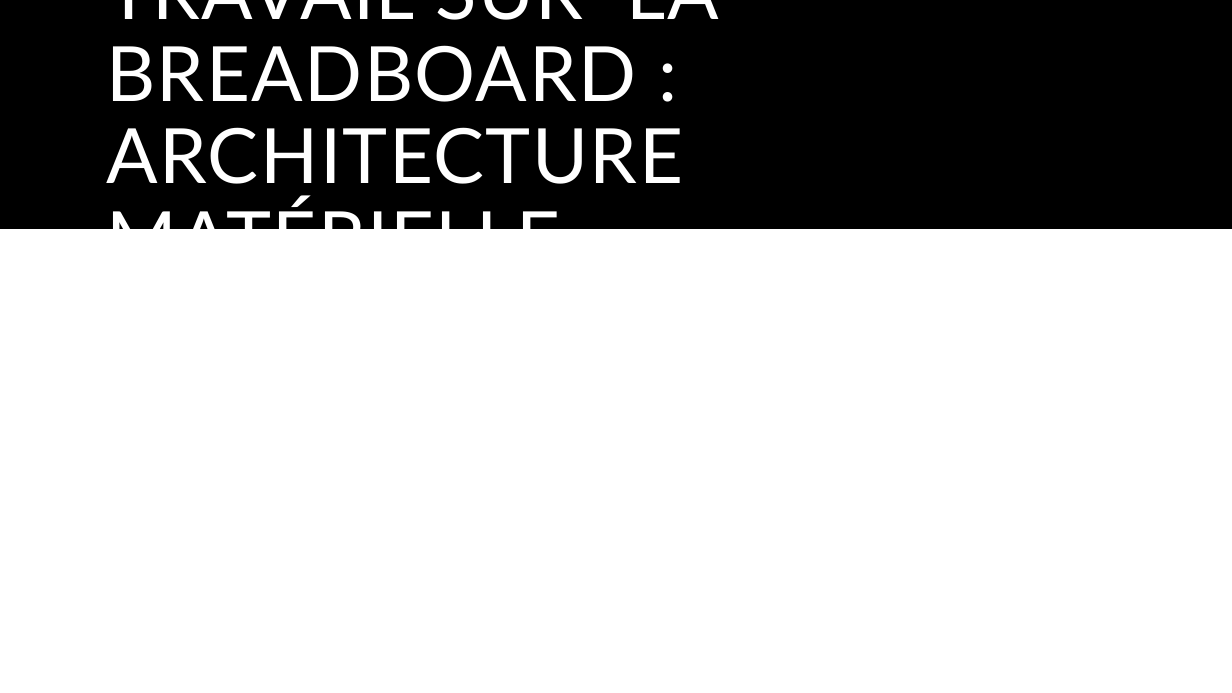
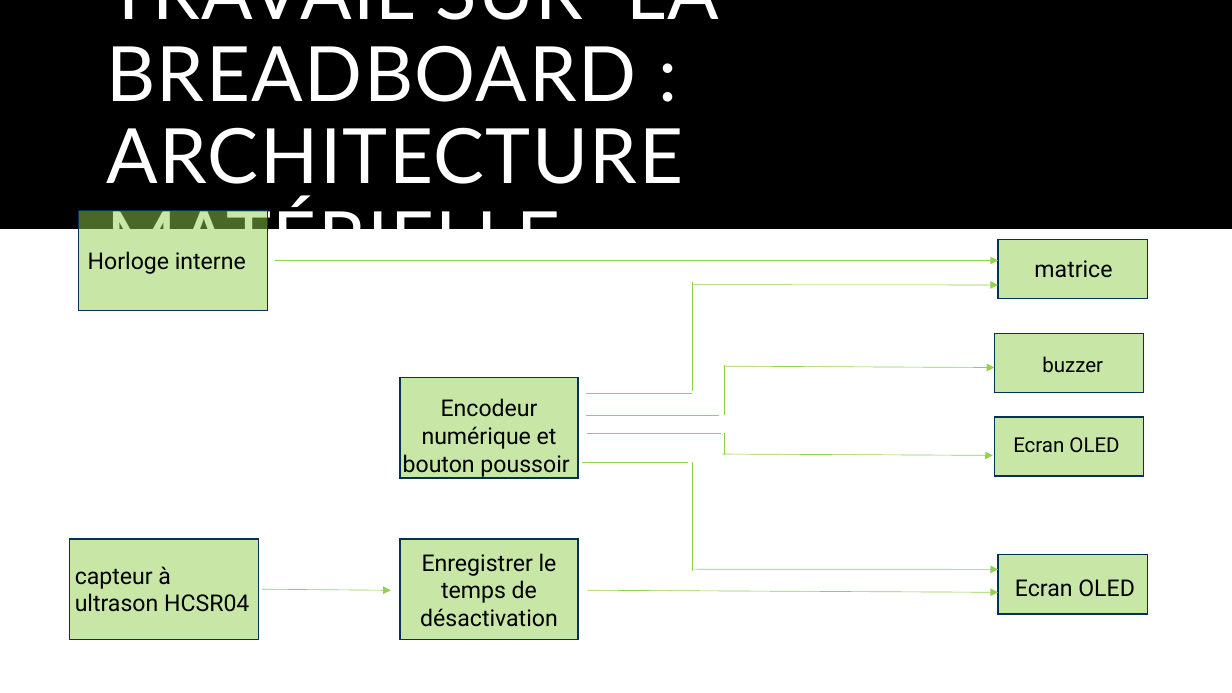
Before and after one commit to zozoladeb/elec, a slide deck: slide 10 of Présentation électronique.pptx. Drawn at 1232x693 pixels with LibreOffice and Linux fonts; fonts in the diff are those of the drawing. Boxes give left, top, right and bottom in pixels: in the first picture for what was removed or moved away, otherwise in the second. Text is boxed around its words. In the diff, an @@ line names an element or a change of style, - is before the commit and + after.

```diff
--- a/Présentation électronique.pptx
+++ b/Présentation électronique.pptx
@@ rectangle added at box(79, 211, 268, 311), fill #92D050 at 50% opacity, outline #073157 1 pt @@
@@ rectangle added at box(998, 239, 1148, 299), fill #92D050 at 50% opacity, outline #073157 1 pt @@
@@ text added at box(88, 251, 246, 274), 18 pt, text #000000 @@
+Horloge interne
@@ arrow added from (275, 261) to (998, 261), #92D050 0.5 pt @@
@@ text added at box(1034, 260, 1112, 278), 18 pt, text #000000 @@
+matrice
@@ line added from (692, 282) to (692, 392), #92D050 0.5 pt @@
@@ arrow added from (692, 285) to (998, 285), #92D050 0.5 pt @@
@@ rectangle added at box(994, 334, 1144, 393), fill #92D050 at 50% opacity, outline #073157 1 pt @@
@@ text added at box(1042, 356, 1103, 373), 16 pt, text #000000 @@
+buzzer
@@ rectangle added at box(400, 378, 579, 478), fill #92D050 at 50% opacity, outline #073157 1 pt @@
@@ line added from (725, 365) to (725, 415), #92D050 0.5 pt @@
@@ arrow added from (725, 366) to (994, 368), #92D050 0.5 pt @@
@@ text added at box(403, 398, 569, 477), 18 pt, text #000000 @@
+Encodeur numérique et bouton poussoir
@@ line added from (586, 415) to (720, 415), #92D050 0.5 pt @@
@@ line added from (586, 393) to (692, 393), #92D050 0.5 pt @@
@@ rectangle added at box(994, 417, 1144, 476), fill #92D050 at 50% opacity, outline #073157 1 pt @@
@@ line added from (588, 433) to (721, 433), #92D050 0.5 pt @@
@@ line added from (725, 433) to (725, 455), #92D050 0.5 pt @@
@@ text added at box(1013, 437, 1119, 453), 16 pt, text #000000 @@
+Ecran OLED
@@ line added from (582, 462) to (689, 462), #92D050 0.5 pt @@
@@ line added from (692, 462) to (692, 571), #92D050 0.5 pt @@
@@ arrow added from (723, 454) to (994, 456), #92D050 0.5 pt @@
@@ rectangle added at box(69, 539, 259, 639), fill #92D050 at 50% opacity, outline #073157 1 pt @@
@@ rectangle added at box(400, 539, 579, 639), fill #92D050 at 50% opacity, outline #073157 1 pt @@
@@ text added at box(75, 566, 249, 612), 18 pt, text #000000 @@
+capteur à ultrason HCSR04
@@ text added at box(420, 553, 558, 627), 18 pt, text #000000 @@
+Enregistrer le temps de désactivation
@@ arrow added from (692, 569) to (998, 569), #92D050 0.5 pt @@
@@ rectangle added at box(998, 555, 1148, 614), fill #92D050 at 50% opacity, outline #073157 1 pt @@
@@ arrow added from (262, 590) to (391, 591), #92D050 0.5 pt @@
@@ arrow added from (588, 591) to (998, 592), #92D050 0.5 pt @@
@@ text added at box(1015, 579, 1135, 597), 18 pt, text #000000 @@
+Ecran OLED
```
Also in this commit, not shown: 6 other slides changed, 1 other file.
